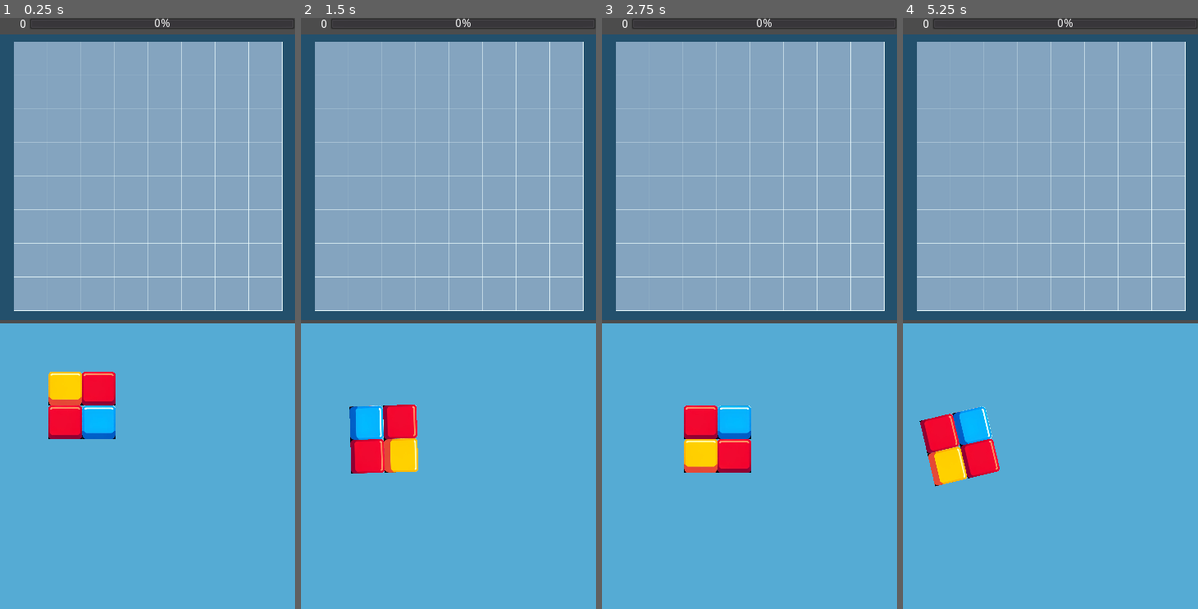
Above: before the commit, frames 1-4 (left to right).
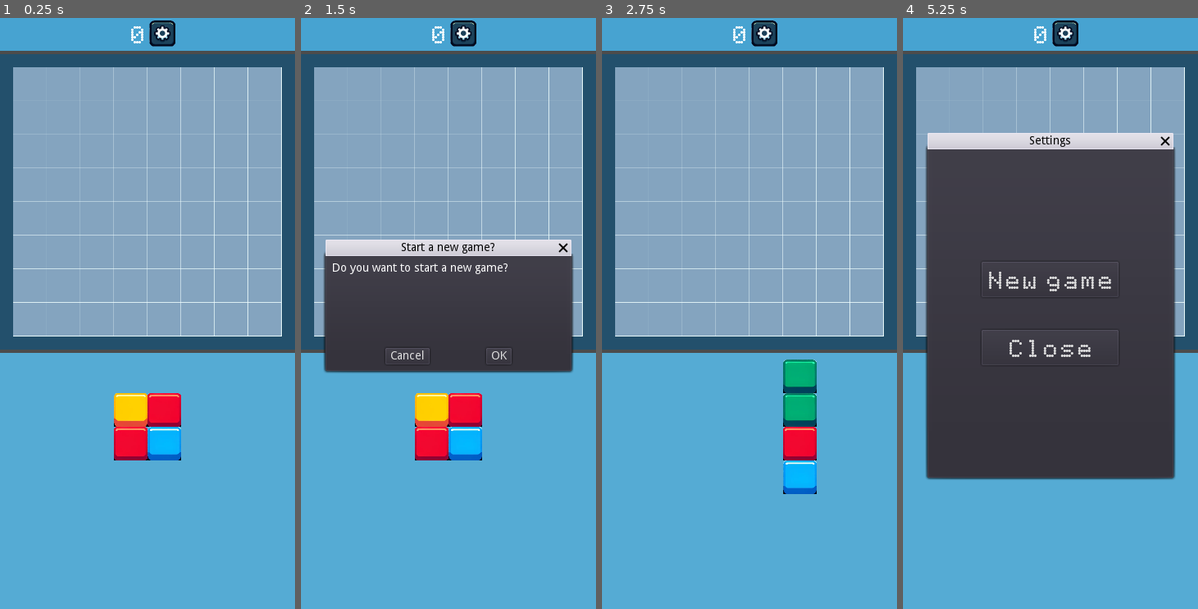
Above: after the commit, the same moments.

Repository: alexkorep-games/transmatrix
Game: Godot game, scene res://scenes/main/main.tscn
Same seed, same stepped clock (60 frames per second), same inputs: the game is played once before the commit and once after it.
Inputs (mouse positions are in pixels of both pictures, inside the frame that each line leads up to):
- Up to frame 1 (0.25 s): no input
- Up to frame 2 (1.5 s): click (463, 35) at 0.52 s; click (448, 278) at 1.25 s, where only the run after the commit has a clickable "New game"
- Up to frame 3 (2.75 s): click (799, 354) at 2 s, where only the run after the commit has a clickable "OK"
- Up to frame 4 (5.25 s): click (1065, 35) at 2.77 s; click (1050, 278) at 3.5 s, where only the run after the commit has a clickable "New game"; click (1100, 354) at 4.25 s, where only the run after the commit has a clickable "OK"; click (1065, 35) at 5.02 s

The runs differ from the first frame. In frame 1, 23% of the frame differs, in the area x 0-100%, y 0-75%; in frame 2, 35%; in frame 3, 23%; in frame 4, 59%, in the area x 0-100%, y 0-80%.

Commit message:
Add new game option

Diff:
--- /dev/null
+++ b/src/resources/main_theme.tres
@@ -0,0 +1,15 @@
+[gd_resource type="Theme" load_steps=4 format=2]
+
+[ext_resource path="res://assets/fonts/apple-ii-screen-typeface-font/AppleIiScreenTypeface-2aP3.ttf" type="DynamicFontData" id=1]
+
+[sub_resource type="DynamicFont" id=2]
+size = 32
+font_data = ExtResource( 1 )
+
+[sub_resource type="DynamicFont" id=1]
+size = 32
+font_data = ExtResource( 1 )
+
+[resource]
+Button/fonts/font = SubResource( 2 )
+Label/fonts/font = SubResource( 1 )
--- a/src/scenes/current_shape/current_shape.gd
+++ b/src/scenes/current_shape/current_shape.gd
@@ -27,8 +27,13 @@
 func _process(delta):
 	if Input.is_mouse_button_pressed(BUTTON_LEFT):
 		if not mouse_down:
+			# Check if the mouse is over the parent Control node of the TileMap
+			var mouse_position = get_global_mouse_position()
+			var mouse_over_parent = get_parent().get_rect().has_point(mouse_position)
+			if not mouse_over_parent:
+				return
 			mouse_down = true
-			drag_start = get_global_mouse_position()
+			drag_start = mouse_position
 			original_position = position
 	else:
 		if mouse_down:
--- a/src/scenes/hud/hud.gd
+++ b/src/scenes/hud/hud.gd
@@ -1,9 +1,16 @@
 extends Control
 
+signal settings_pressed
 
-# Called when the node enters the scene tree for the first time.
 func _ready():
-	pass # Replace with function body.
+	var windowHeight = OS.get_real_window_size().y
+	var safeAreaTop = OS.get_window_safe_area().position.y
+	var normalizedPosition = safeAreaTop / windowHeight * 720
+	rect_position.y = normalizedPosition
 
 func _process(delta):
 	get_node("%ScoreLabel").text = str(GameState.get_score())
+
+
+func _on_TextureButton_pressed():
+	emit_signal("settings_pressed")
--- a/src/scenes/hud/hud.tscn
+++ b/src/scenes/hud/hud.tscn
@@ -1,28 +1,47 @@
-[gd_scene load_steps=2 format=2]
+[gd_scene load_steps=4 format=2]
 
 [ext_resource path="res://scenes/hud/hud.gd" type="Script" id=1]
+[ext_resource path="res://assets/ui/settings_button.png" type="Texture" id=2]
+[ext_resource path="res://resources/main_theme.tres" type="Theme" id=3]
 
 [node name="HUD" type="Control"]
 margin_right = 360.0
-margin_bottom = 16.0
-rect_min_size = Vector2( 0, 16 )
+margin_bottom = 25.0
+rect_min_size = Vector2( 0, 40 )
 script = ExtResource( 1 )
 
-[node name="HBoxContainer" type="HBoxContainer" parent="."]
+[node name="ColorRect" type="ColorRect" parent="."]
+anchor_right = 1.0
+anchor_bottom = 1.0
+color = Color( 0.278431, 0.639216, 0.819608, 1 )
+
+[node name="CenterContainer" type="CenterContainer" parent="."]
 anchor_right = 1.0
 anchor_bottom = 1.0
 
-[node name="ScoreLabel" type="Label" parent="HBoxContainer"]
+[node name="HBoxContainer" type="HBoxContainer" parent="CenterContainer"]
+margin_left = 146.0
+margin_top = 1.0
+margin_right = 214.0
+margin_bottom = 38.0
+
+[node name="ScoreLabel" type="Label" parent="CenterContainer/HBoxContainer"]
 unique_name_in_owner = true
-margin_top = 1.0
 margin_right = 32.0
-margin_bottom = 15.0
+margin_bottom = 37.0
 rect_min_size = Vector2( 32, 0 )
+theme = ExtResource( 3 )
 text = "0"
 align = 2
 
-[node name="ProgressBar" type="ProgressBar" parent="HBoxContainer"]
+[node name="TextureButton" type="TextureButton" parent="CenterContainer/HBoxContainer"]
 margin_left = 36.0
-margin_right = 360.0
-margin_bottom = 14.0
-size_flags_horizontal = 3
+margin_top = 2.0
+margin_right = 68.0
+margin_bottom = 34.0
+rect_min_size = Vector2( 32, 32 )
+size_flags_vertical = 4
+texture_normal = ExtResource( 2 )
+expand = true
+
+[connection signal="pressed" from="CenterContainer/HBoxContainer/TextureButton" to="." method="_on_TextureButton_pressed"]
--- a/src/scenes/main/main.gd
+++ b/src/scenes/main/main.gd
@@ -9,6 +9,12 @@
 # Called every frame. 'delta' is the elapsed time since the previous frame.
 #func _process(delta):
 #	pass
+
+func new_game():
+	var field = get_node("%FieldTileMap")
+	field.clear()
+	GameState.reset_score()
+	randomize_shape()
 
 func randomize_shape():
 	var current_shape = get_node("%CurrentShape")
@@ -70,3 +76,13 @@
 	var preview_field = get_node("%PreviewTileMap")
 	preview_field.clear()
 	get_node("%CurrentShape").visible = true
+
+
+func _on_HUD_settings_pressed():
+	get_node("%SettingsDialog").show()
+
+func _on_StartNewGameConfirmationDialog_confirmed():
+	new_game()
+
+func _on_SettingsDialog_new_game():
+	get_node("%StartNewGameConfirmationDialog").show()
--- a/src/scenes/main/main.tscn
+++ b/src/scenes/main/main.tscn
@@ -6,6 +6,7 @@
 [ext_resource path="res://scenes/main/main.gd" type="Script" id=4]
 [ext_resource path="res://scenes/main/field_tile_map.gd" type="Script" id=5]
 [ext_resource path="res://scenes/hud/hud.tscn" type="PackedScene" id=6]
+[ext_resource path="res://scenes/settings_dialog/settings_dialog.tscn" type="PackedScene" id=7]
 
 [sub_resource type="TileSet" id=1]
 0/name = "grid01.png 0"
@@ -103,11 +104,13 @@
 anchor_bottom = 1.0
 
 [node name="HUD" parent="VBoxContainer" instance=ExtResource( 6 )]
+margin_bottom = 40.0
 
 [node name="Field" type="Control" parent="VBoxContainer"]
-margin_top = 20.0
+margin_top = 44.0
 margin_right = 360.0
-margin_bottom = 368.0
+margin_bottom = 404.0
+rect_min_size = Vector2( 0, 360 )
 size_flags_horizontal = 3
 size_flags_vertical = 3
 
@@ -117,7 +120,7 @@
 color = Color( 0.137255, 0.313726, 0.423529, 1 )
 
 [node name="TileMaps" type="Node2D" parent="VBoxContainer/Field"]
-position = Vector2( 17, 9 )
+position = Vector2( 16, 16 )
 
 [node name="BackgroundTileMap" type="TileMap" parent="VBoxContainer/Field/TileMaps"]
 scale = Vector2( 0.32, 0.32 )
@@ -144,7 +147,7 @@
 format = 1
 
 [node name="ShapesSource" type="Control" parent="VBoxContainer"]
-margin_top = 372.0
+margin_top = 408.0
 margin_right = 360.0
 margin_bottom = 720.0
 size_flags_horizontal = 3
@@ -156,6 +159,7 @@
 color = Color( 0.333333, 0.670588, 0.831373, 1 )
 
 [node name="CurrentShape" parent="VBoxContainer/ShapesSource" instance=ExtResource( 2 )]
+position = Vector2( 180, 90 )
 
 [node name="Shapes" type="Node" parent="."]
 unique_name_in_owner = true
@@ -209,6 +213,26 @@
 format = 1
 tile_data = PoolIntArray( -65535, 0, 0, 65535, 0, 0, 0, 0, 0, 1, 0, 0 )
 
+[node name="StartNewGameConfirmationDialog" type="ConfirmationDialog" parent="."]
+unique_name_in_owner = true
+anchor_left = 0.5
+anchor_top = 0.5
+anchor_right = 0.5
+anchor_bottom = 0.5
+margin_left = -150.0
+margin_top = -70.0
+margin_right = 150.0
+margin_bottom = 70.0
+rect_min_size = Vector2( 300, 140 )
+window_title = "Start a new game?"
+dialog_text = "Do you want to start a new game?"
+
+[node name="SettingsDialog" parent="." instance=ExtResource( 7 )]
+unique_name_in_owner = true
+
+[connection signal="settings_pressed" from="VBoxContainer/HUD" to="." method="_on_HUD_settings_pressed"]
 [connection signal="drag" from="VBoxContainer/ShapesSource/CurrentShape" to="." method="_on_CurrentShape_drag"]
 [connection signal="drag_release" from="VBoxContainer/ShapesSource/CurrentShape" to="." method="_on_CurrentShape_drag_release"]
 [connection signal="place" from="VBoxContainer/ShapesSource/CurrentShape" to="." method="_on_CurrentShape_place"]
+[connection signal="confirmed" from="StartNewGameConfirmationDialog" to="." method="_on_StartNewGameConfirmationDialog_confirmed"]
+[connection signal="new_game" from="SettingsDialog" to="." method="_on_SettingsDialog_new_game"]
--- /dev/null
+++ b/src/scenes/settings_dialog/settings_dialog.gd
@@ -0,0 +1,21 @@
+extends WindowDialog
+
+
+signal new_game
+
+# Called when the node enters the scene tree for the first time.
+func _ready():
+	pass # Replace with function body.
+
+
+# Called every frame. 'delta' is the elapsed time since the previous frame.
+#func _process(delta):
+#	pass
+
+
+func _on_NewGameButton_pressed():
+	hide()
+	emit_signal("new_game")
+
+func _on_CloseButton_pressed():
+	hide()
--- /dev/null
+++ b/src/scenes/settings_dialog/settings_dialog.tscn
@@ -0,0 +1,48 @@
+[gd_scene load_steps=3 format=2]
+
+[ext_resource path="res://resources/main_theme.tres" type="Theme" id=1]
+[ext_resource path="res://scenes/settings_dialog/settings_dialog.gd" type="Script" id=2]
+
+[node name="SettingsDialog" type="WindowDialog"]
+anchor_left = 0.5
+anchor_top = 0.5
+anchor_right = 0.5
+anchor_bottom = 0.5
+margin_left = -150.0
+margin_top = -200.0
+margin_right = 150.0
+margin_bottom = 200.0
+rect_min_size = Vector2( 300, 400 )
+theme = ExtResource( 1 )
+window_title = "Settings"
+script = ExtResource( 2 )
+
+[node name="CenterContainer" type="CenterContainer" parent="."]
+anchor_right = 1.0
+anchor_bottom = 1.0
+
+[node name="VBoxContainer" type="VBoxContainer" parent="CenterContainer"]
+margin_left = 66.0
+margin_top = 137.0
+margin_right = 233.0
+margin_bottom = 263.0
+
+[node name="NewGameButton" type="Button" parent="CenterContainer/VBoxContainer"]
+margin_right = 167.0
+margin_bottom = 43.0
+text = "New game"
+
+[node name="Spacer" type="Control" parent="CenterContainer/VBoxContainer"]
+margin_top = 47.0
+margin_right = 167.0
+margin_bottom = 79.0
+rect_min_size = Vector2( 0, 32 )
+
+[node name="CloseButton" type="Button" parent="CenterContainer/VBoxContainer"]
+margin_top = 83.0
+margin_right = 167.0
+margin_bottom = 126.0
+text = "Close"
+
+[connection signal="pressed" from="CenterContainer/VBoxContainer/NewGameButton" to="." method="_on_NewGameButton_pressed"]
+[connection signal="pressed" from="CenterContainer/VBoxContainer/CloseButton" to="." method="_on_CloseButton_pressed"]
--- a/src/scripts/game_state.gd
+++ b/src/scripts/game_state.gd
@@ -10,3 +10,6 @@
 
 func get_score():
 	return score
+
+func reset_score():
+	score = 0
Binary file added: src/assets/fonts/apple-ii-screen-typeface-font/AppleIiScreenTypeface-2aP3.ttf
Not shown, added: src/assets/fonts/apple-ii-screen-typeface-font/info.txt
Binary file added: src/assets/ui/settings_button.png
Not shown, added: src/assets/ui/settings_button.png.import
Not shown: 1 places in src/scenes/main/main.tscn that only renumber resources
